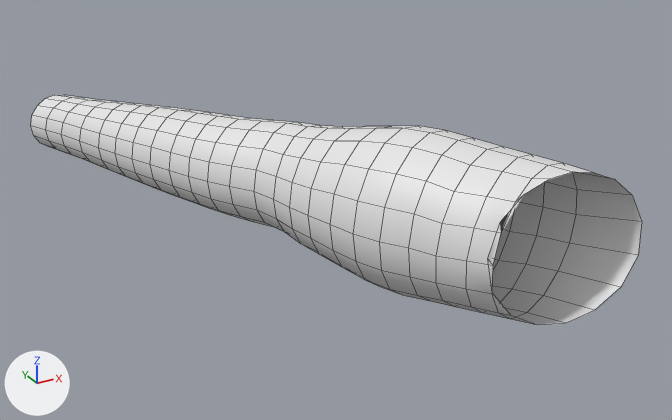
Renders of the OBJ model docs/meshes/retopo_rings.obj from each side of a commit.
Before and after are seen from a 50 mm camera at (-1.275, -2.67, 1.178) aimed at (0.156, -0.068, -0.123). Every picture has the same lights, and +X, +Y and +Z are marked at lower left. The picture after the commit comes second. Mesh edges are drawn as thin lines. Where no turn or scale is listed for an object, it has been applied to the vertices.

Before the edit, the objects in view are built like this:
```python
me_retopo_rings = bpy.data.meshes.new('retopo_rings')
me_retopo_rings.from_pydata(...)  # 384 vertices, 368 faces; spans x -0.64..0.73, y -0.91..1.03, z -0.27..0.27
ob_retopo_rings = bpy.data.objects.new('retopo_rings', me_retopo_rings)
ob_retopo_rings.location = (0.0, 0.0, 0.0)
```
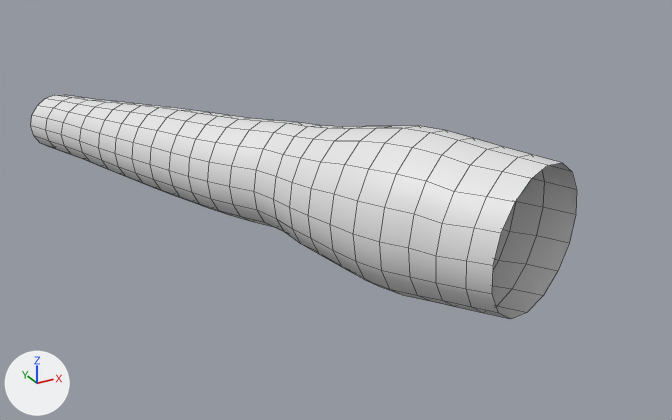
The edits, one by one:
me_retopo_rings is used by ob_retopo_rings; location (0.0, 0.0, 0.0).
me_retopo_rings had 384 vertices, 368 faces and spanned x -0.64..0.73, y -0.91..1.03, z -0.27..0.27.
me_retopo_rings now has 368 vertices, 352 faces and spans x -0.64..0.65, y -0.88..1.03, z -0.27..0.27.
Part 1, on me_retopo_rings:
16 vertices are removed from x 0.19..0.73, y -0.91..-0.86, z -0.23..0.23.
18 faces are deleted.
2 new faces join them.

Boxes [x1, y1, x2, y2] around the edits, measured in the pictures (672 x 420 px):
'retopo_rings', reshaped (11% narrower)
    before: [31, 95, 642, 325]
    after: [31, 95, 577, 319]
part 1 of me_retopo_rings, cut back
    before: [466, 163, 642, 325]
    after: [466, 261, 498, 313]
